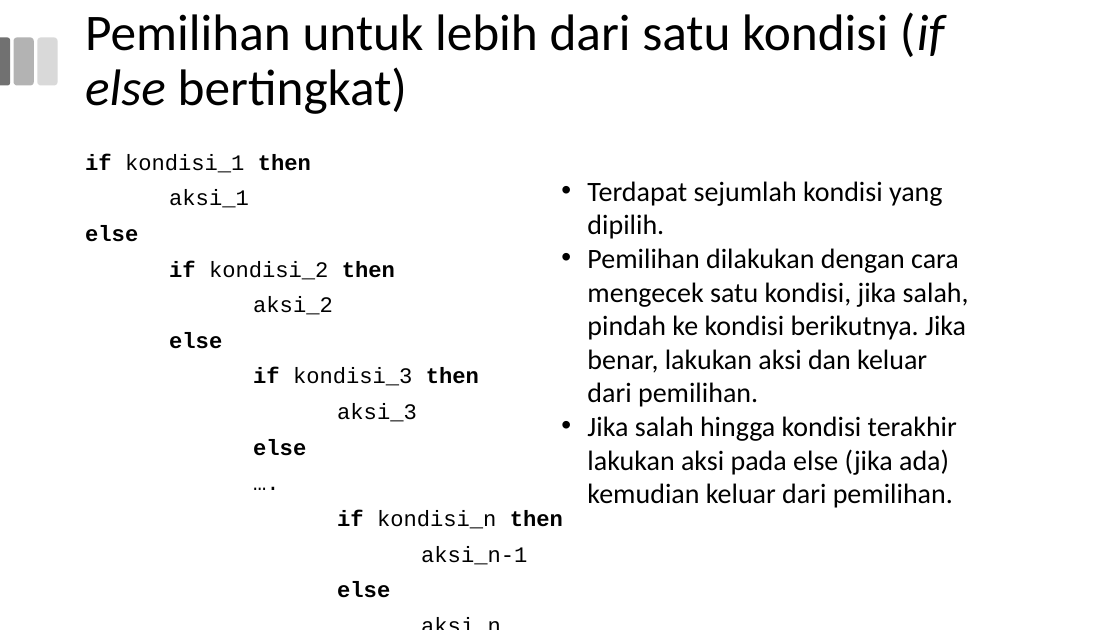
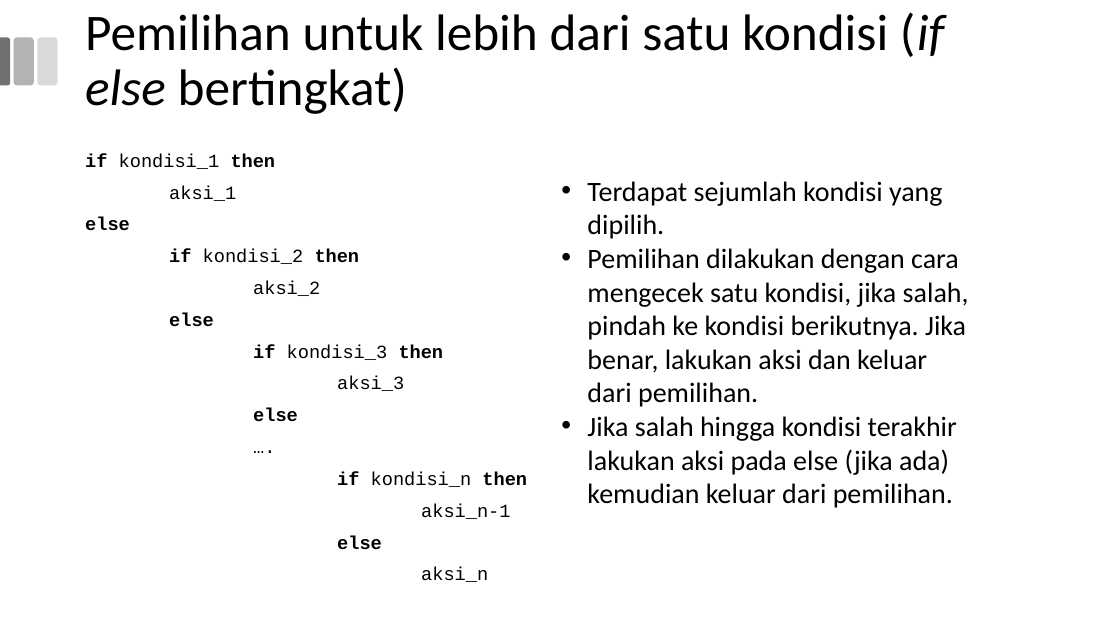
Before and after one commit to miftanurfarid/algoritme_pemrograman, a slide deck: slide 10 of slide/2024/pertemuan_03/Materi Minggu 3 TPB Alpro_.odp. Drawn at 1120x630 pixels with LibreOffice and Linux fonts; fonts in the diff are those of the drawing; background and template pictures are left out. Boxes give left, top, right and bottom in pixels: in the first picture for what was removed or moved away, otherwise in the second. Text is boxed around its words. In the diff, an @@ line names an element or a change of style, - is before the commit and + after.

```diff
--- a/slide/2024/pertemuan_03/Materi Minggu 3 TPB Alpro_.odp
+++ b/slide/2024/pertemuan_03/Materi Minggu 3 TPB Alpro_.odp
@@ text "if kondisi_1 then" at (85,154,527,582): size 19 to 16 pt @@
```
Also in this commit, not shown: 2 other slides changed, 13 other files.
